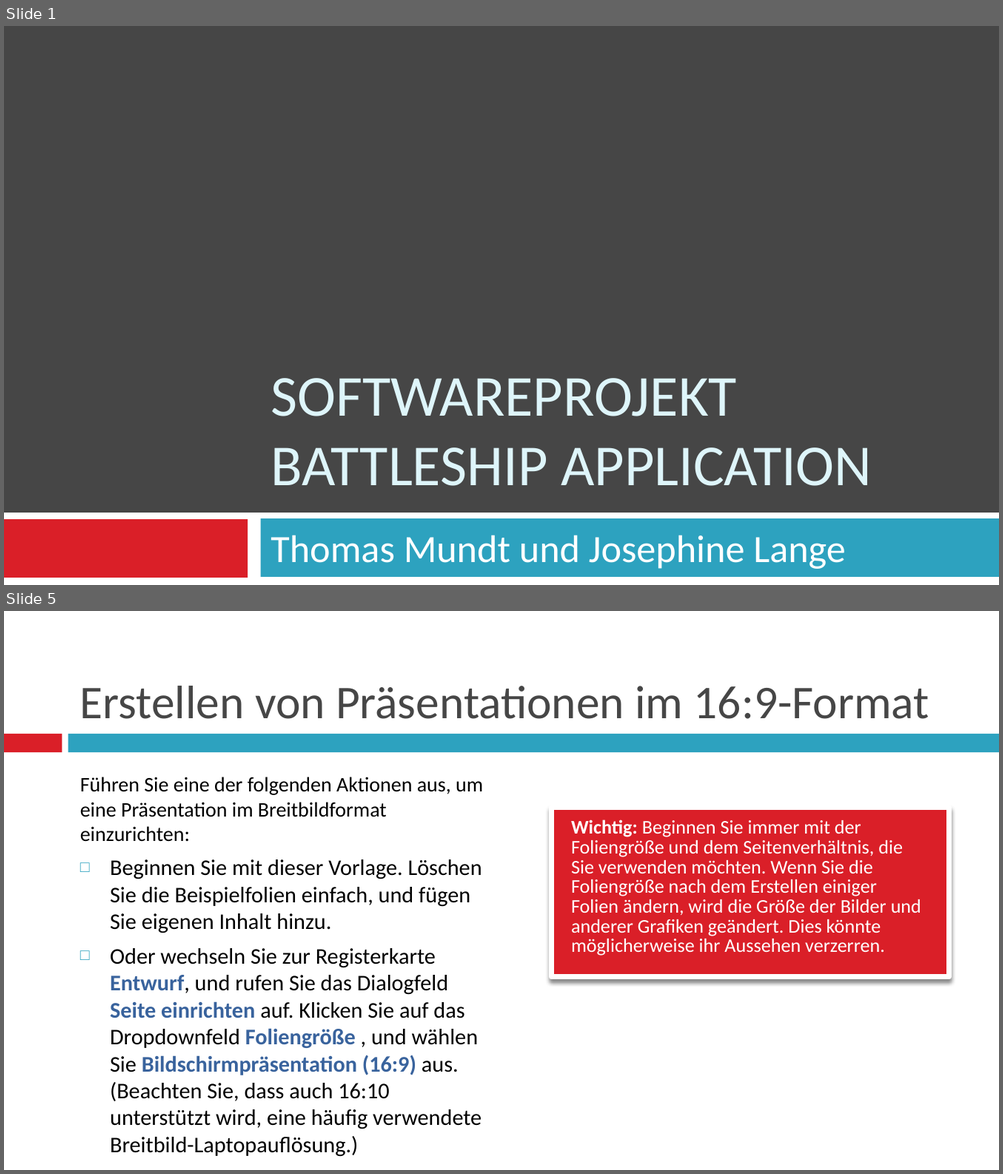
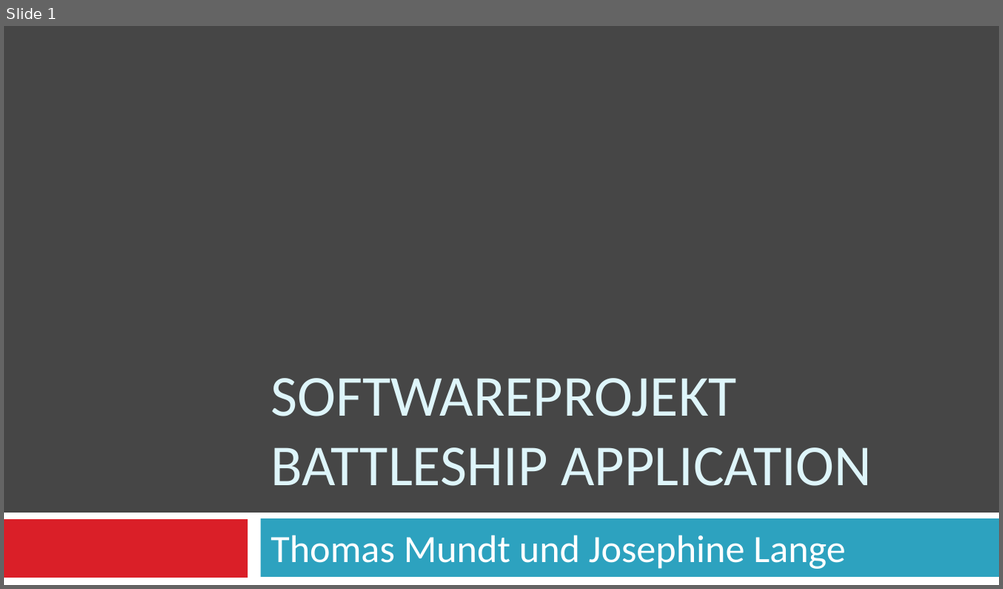
Before and after one commit to tmundt/battleship-app, a slide deck: battleship-android/Softwareprojekt_präsi.pptx. Shown one above the other, each under a label of ours: slides 1 and 5 before the commit, slide 1 after it; the slides between them are not shown. The pictures are 1003x1174 and 1003x589 pixels, drawn with LibreOffice and Linux fonts; fonts in the diff are those of the drawing. Boxes give left, top, right and bottom in pixels: in the first picture for what was removed or moved away, otherwise in the second. Text is boxed around its words. In the diff, an @@ line names an element or a change of style, - is before the commit and + after.

Commit message:
layout verloren plus win hinzugefügt

```diff
--- a/battleship-android/Softwareprojekt_präsi.pptx
+++ b/battleship-android/Softwareprojekt_präsi.pptx
@@ slide 5 removed at (4, 611, 999, 1170), background #FFFFFF @@
@@ title removed at (80, 686, 929, 719) @@
-Erstellen von Präsentationen im 16:9-Format
@@ rectangle removed at (4, 735, 62, 753) @@
@@ rectangle removed at (68, 735, 999, 753) @@
@@ text removed at (80, 777, 483, 1130) @@
-Führen Sie eine der folgenden Aktionen aus, um eine Präsentation im Breitbildformat einzurichten:
-  □ Beginnen Sie mit dieser Vorlage. Löschen Sie die Beispielfolien einfach, und fügen Sie eigenen Inhalt hinzu.
-  □ Oder wechseln Sie zur Registerkarte Entwurf, und rufen Sie das Dialogfeld Seite einrichten auf. Klicken Sie auf das Dropdownfeld Foliengröße , und wählen Sie Bildschirmpräsentation (16:9) aus. (Beachten Sie, dass auch 16:10 unterstützt wird, eine häufig verwendete Breitbild-Laptopauflösung.)
@@ rectangle removed at (551, 808, 949, 977) @@
-Wichtig: Beginnen Sie immer mit der Foliengröße und dem Seitenverhältnis, die Sie verwenden möchten. Wenn Sie die Foliengröße nach dem Erstellen einiger Folien ändern, wird die Größe der Bilder und anderer Grafiken geändert. Dies könnte möglicherweise ihr Aussehen verzerren.
```
Also in this commit, not shown: 1 slide changed, 6 slides added, 3 other slides removed, 2 other files.
